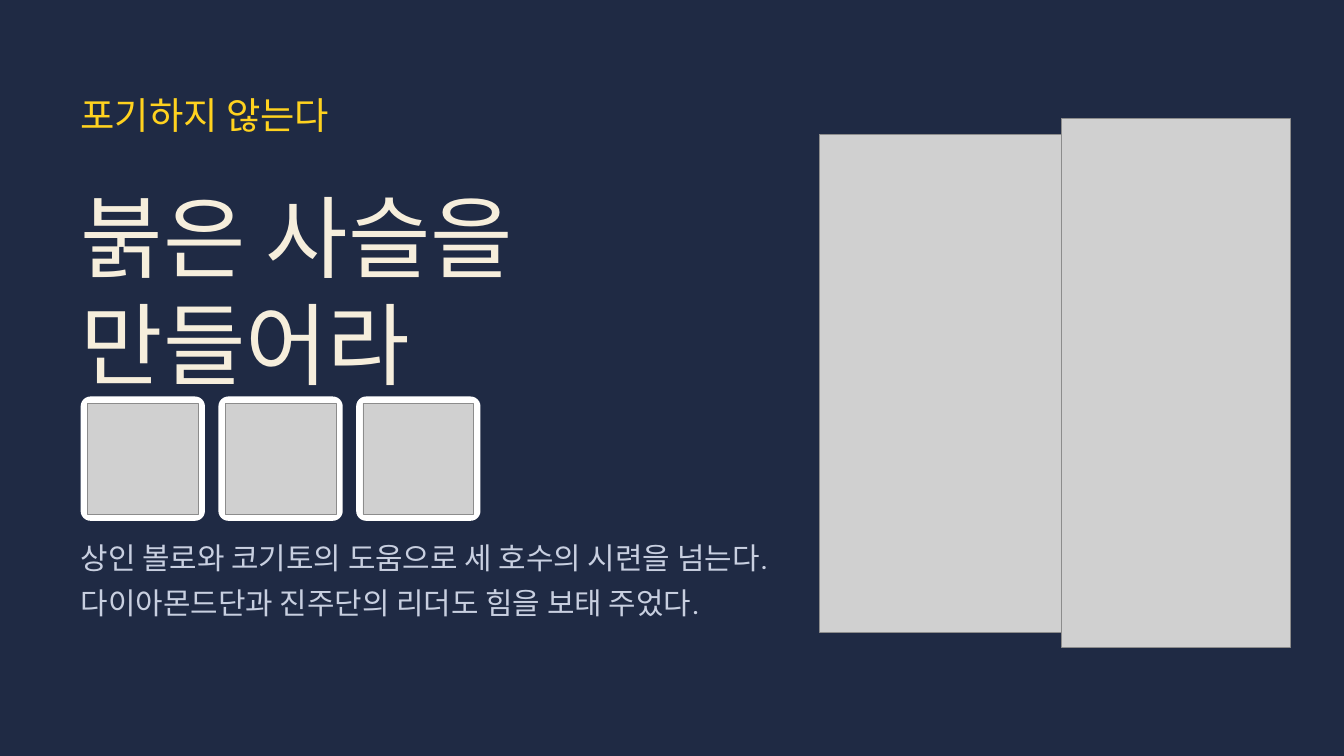
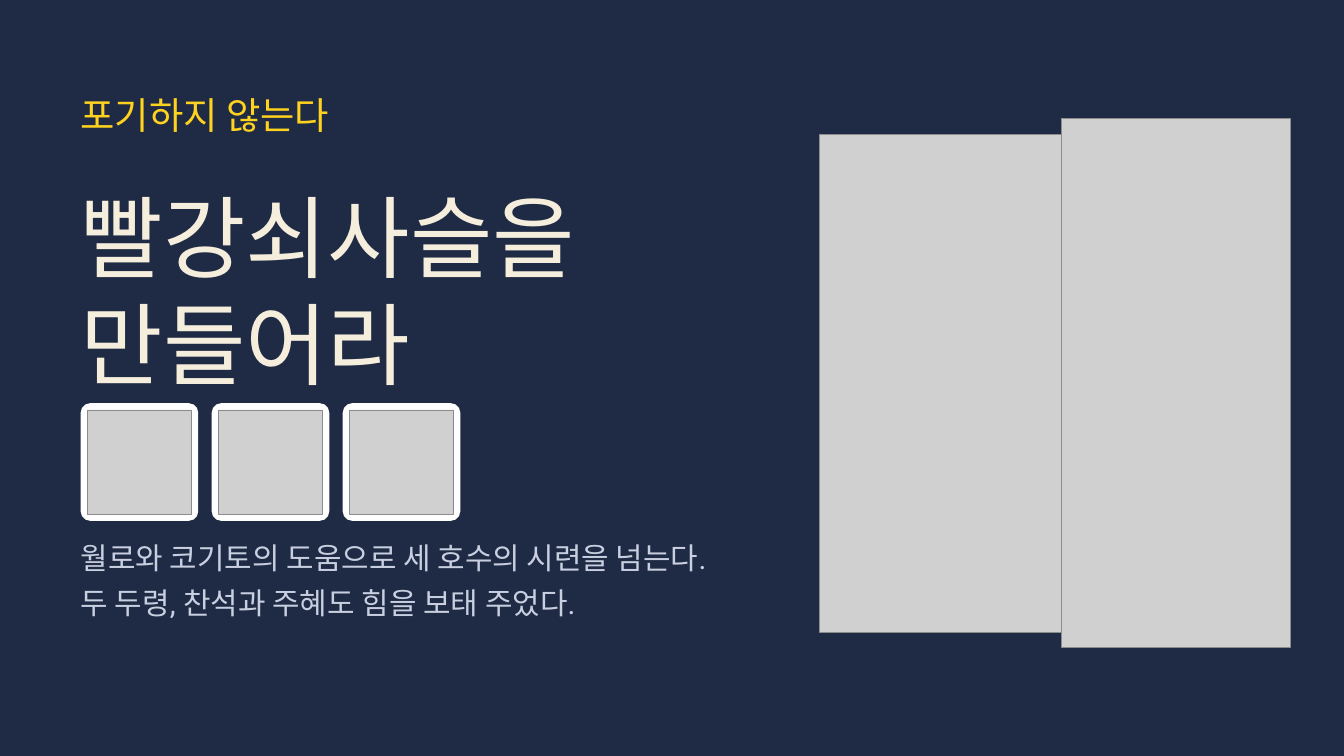
Before and after one commit to choivoo/-, a slide deck: slide 68 of 레전드_히스이_대모험_주거와도시.pptx. Drawn at 1344x756 pixels with LibreOffice and Linux fonts; fonts in the diff are those of the drawing; grey boxes stand for pictures. Boxes give left, top, right and bottom in pixels: in the first picture for what was removed or moved away, otherwise in the second. Text is boxed around its words. In the diff, an @@ line names an element or a change of style, - is before the commit and + after.

```diff
--- a/레전드_히스이_대모험_주거와도시.pptx
+++ b/레전드_히스이_대모험_주거와도시.pptx
@@ text at (x1=81, y1=197, x2=576, y2=278): text changed @@
-붉은 사슬을
+빨강쇠사슬을
@@ rounded rectangle resized from (x1=81, y1=396, x2=205, y2=521) to (x1=81, y1=403, x2=198, y2=521) @@
@@ picture resized from (x1=87, y1=403, x2=198, y2=514) to (x1=87, y1=410, x2=192, y2=514) @@
@@ rounded rectangle resized from (x1=218, y1=396, x2=343, y2=521) to (x1=212, y1=403, x2=329, y2=521) @@
@@ picture resized from (x1=225, y1=403, x2=336, y2=514) to (x1=218, y1=410, x2=323, y2=514) @@
@@ rounded rectangle resized from (x1=356, y1=396, x2=480, y2=521) to (x1=343, y1=403, x2=460, y2=521) @@
@@ picture resized from (x1=363, y1=403, x2=474, y2=514) to (x1=349, y1=410, x2=454, y2=514) @@
@@ text at (x1=81, y1=544, x2=706, y2=618): text changed @@
-상인 볼로와 코기토의 도움으로 세 호수의 시련을 넘는다.
-다이아몬드단과 진주단의 리더도 힘을 보태 주었다.
+월로와 코기토의 도움으로 세 호수의 시련을 넘는다.
+두 두령, 찬석과 주혜도 힘을 보태 주었다.
```
Also in this commit, not shown: 25 other slides changed.
